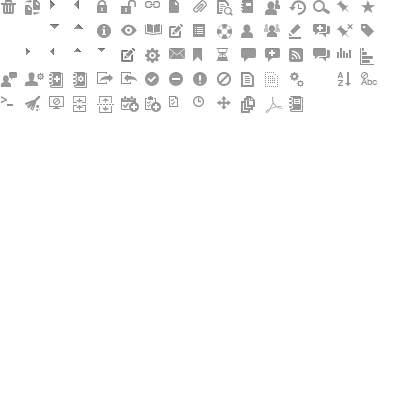
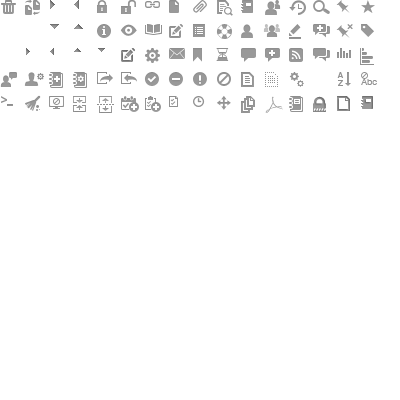
Layers edited between the first and the second (400, 400) image:
added layer "my wiki" (2nd of 2) above "publish copy 10" over [left=361, top=96, right=373, bottom=109]
added layer "publish copy 10" above "permission copy 4" over [left=337, top=96, right=350, bottom=111]
added layer "permission copy 4" above "bookmark" over [left=313, top=96, right=326, bottom=112]
